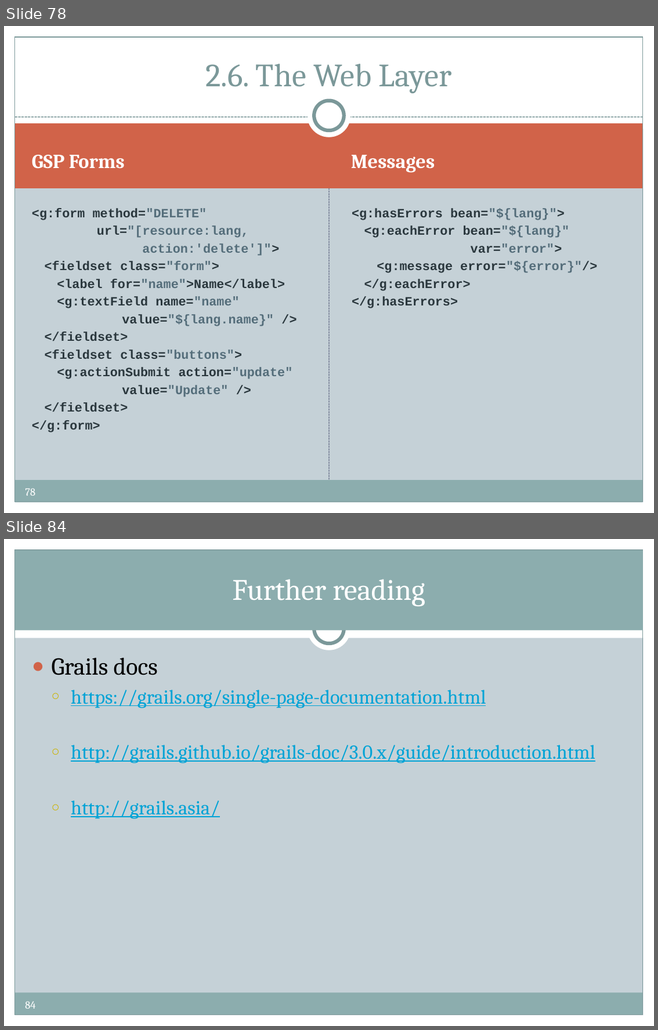
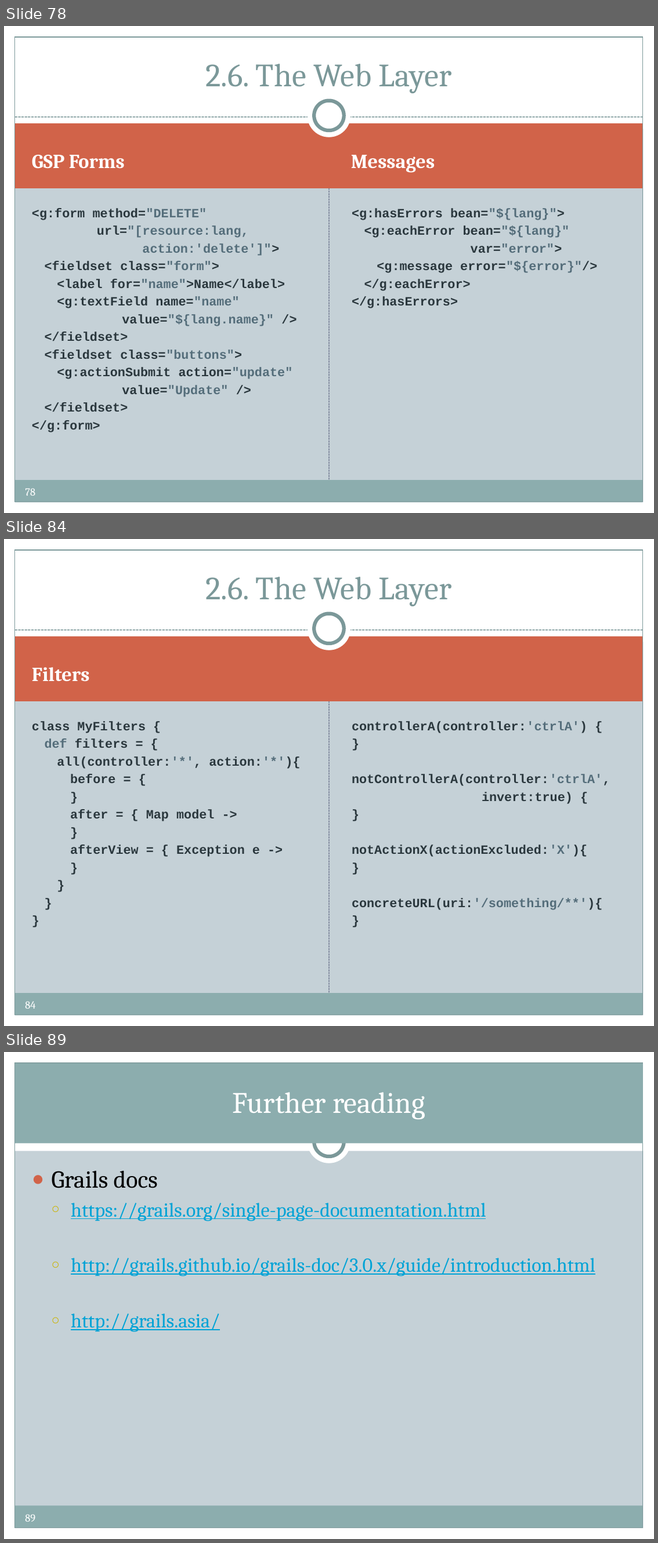
Before and after one commit to pronoide/groovy-and-grails-training-greach-2015, a slide deck: ppts/GROOVY & GRAILS.pptx. Shown one above the other, each under a label of ours: slides 78 and 84 before the commit, slides 78, 84 and 89 after it; the slides between them are not shown. The pictures are 658x1030 and 658x1543 pixels, drawn with LibreOffice and Linux fonts; fonts in the diff are those of the drawing; background and template pictures are left out. Boxes give left, top, right and bottom in pixels: in the first picture for what was removed or moved away, otherwise in the second. Text is boxed around its words. In the diff, an @@ line names an element or a change of style, - is before the commit and + after.

```diff
--- a/ppts/GROOVY & GRAILS.pptx
+++ b/ppts/GROOVY & GRAILS.pptx
@@ slide 84 added at [4,539,654,1026], background #C5D1D7; not listed: 12 template elements that a slide beside it also shows @@
@@ title added at [205,577,452,606], 36 pt, text #7C999A @@
+2.6. The Web Layer
@@ text added at [32,667,90,682], 22 pt, text #FFFFFF, bold @@
+Filters
@@ text added at [32,721,300,857], 14 pt, text #2A373D, bold @@
+class MyFilters {
+  def filters = {
+    all(controller:'*', action:'*'){
+      before = {
+      }
+      after = { Map model ->
+      }
+      afterView = { Exception e ->
+      }
+    }
+  }
+}
@@ text added at [351,721,610,910], 14 pt, text #2A373D, bold @@
+controllerA(controller:'ctrlA') {
+}
+notControllerA(controller:'ctrlA',
+invert:true) {
+}
+notActionX(actionExcluded:'X'){
+}
+concreteURL(uri:'/something/**'){
+}
@@ what was slide 84 is now slide 89 @@
@@ page number at [25,1514,35,1522]: text changed @@
-84
+89
```
Also in this commit, not shown: 4 slides changed, 5 other slides added, 1 slide removed.
